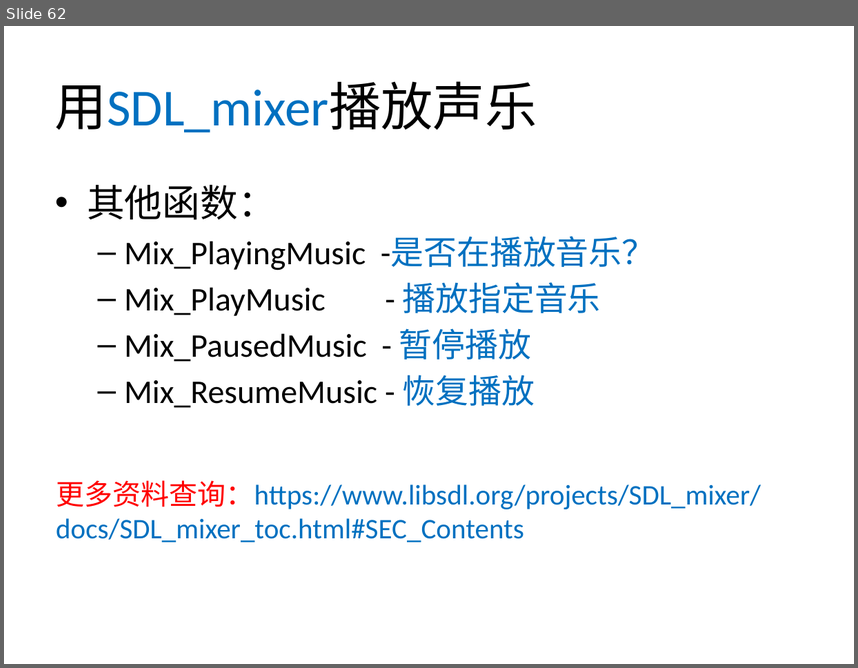
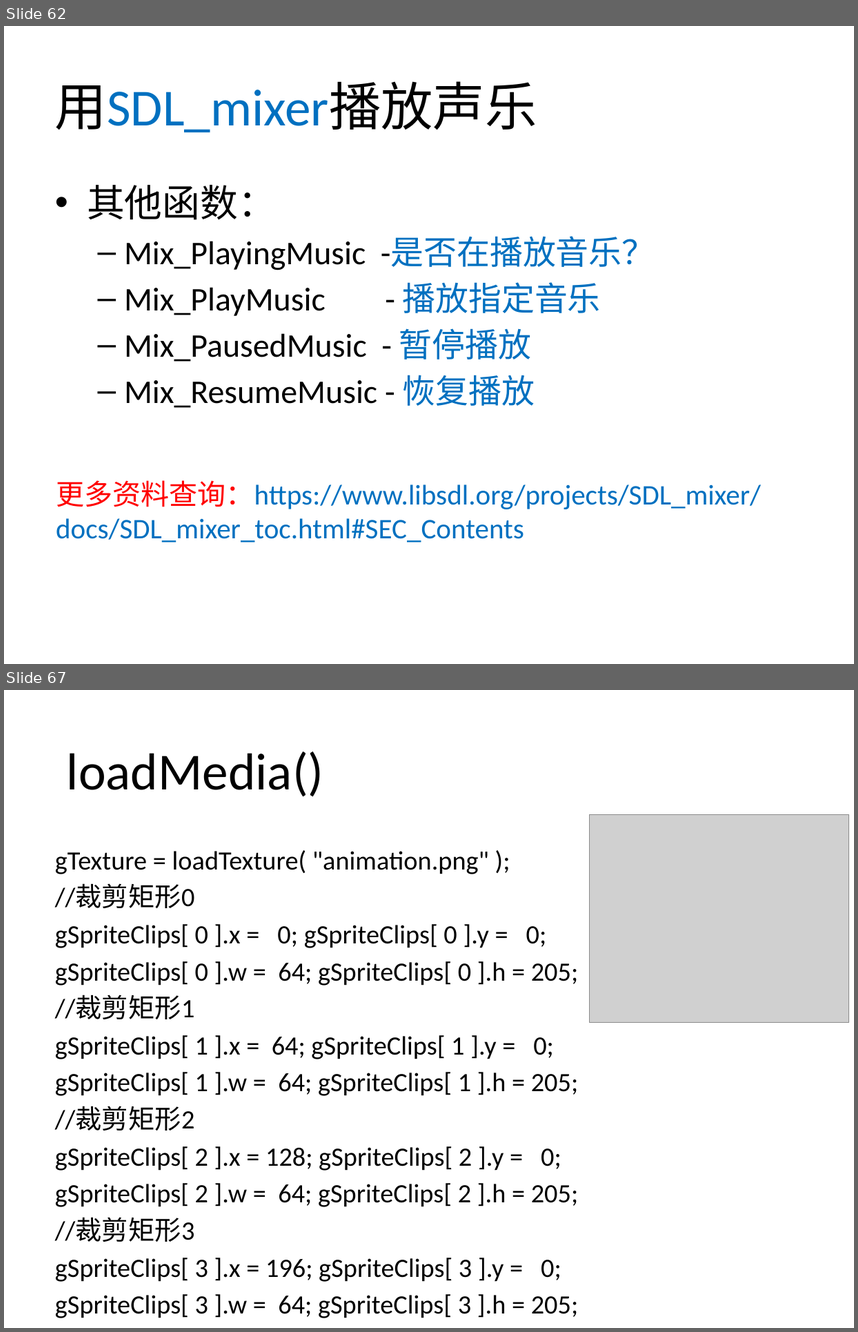
Before and after one commit to xinguo2015/SDL2Project2017, a slide deck: Tutorials/SDL2Tutorials.pptx. Shown one above the other, each under a label of ours: slide 62 before the commit, slides 62 and 67 after it; the slides between them are not shown. The pictures are 858x668 and 858x1332 pixels, drawn with LibreOffice and Linux fonts; fonts in the diff are those of the drawing; grey boxes stand for pictures; background and template pictures are left out. Boxes give left, top, right and bottom in pixels: in the first picture for what was removed or moved away, otherwise in the second. Text is boxed around its words. In the diff, an @@ line names an element or a change of style, - is before the commit and + after.

```diff
--- a/Tutorials/SDL2Tutorials.pptx
+++ b/Tutorials/SDL2Tutorials.pptx
@@ slide 67 added at <box>4,690,854,1328</box>, background #FFFFFF @@
@@ title added at <box>67,751,324,797</box>, 44 pt, text #000000 @@
+loadMedia()
@@ picture added at <box>590,815,849,1023</box> @@
@@ text added at <box>55,850,578,1318</box>, 22.4 pt, text #000000 @@
+gTexture = loadTexture( "animation.png" );
+//裁剪矩形0
+gSpriteClips[ 0 ].x = 0; gSpriteClips[ 0 ].y = 0;
+gSpriteClips[ 0 ].w = 64; gSpriteClips[ 0 ].h = 205;
+//裁剪矩形1
+gSpriteClips[ 1 ].x = 64; gSpriteClips[ 1 ].y = 0;
+gSpriteClips[ 1 ].w = 64; gSpriteClips[ 1 ].h = 205;
+//裁剪矩形2
+gSpriteClips[ 2 ].x = 128; gSpriteClips[ 2 ].y = 0;
+gSpriteClips[ 2 ].w = 64; gSpriteClips[ 2 ].h = 205;
+//裁剪矩形3
+gSpriteClips[ 3 ].x = 196; gSpriteClips[ 3 ].y = 0;
+gSpriteClips[ 3 ].w = 64; gSpriteClips[ 3 ].h = 205;
```
Also in this commit, not shown: 8 other slides added, 1 slide removed, 17 other files.
